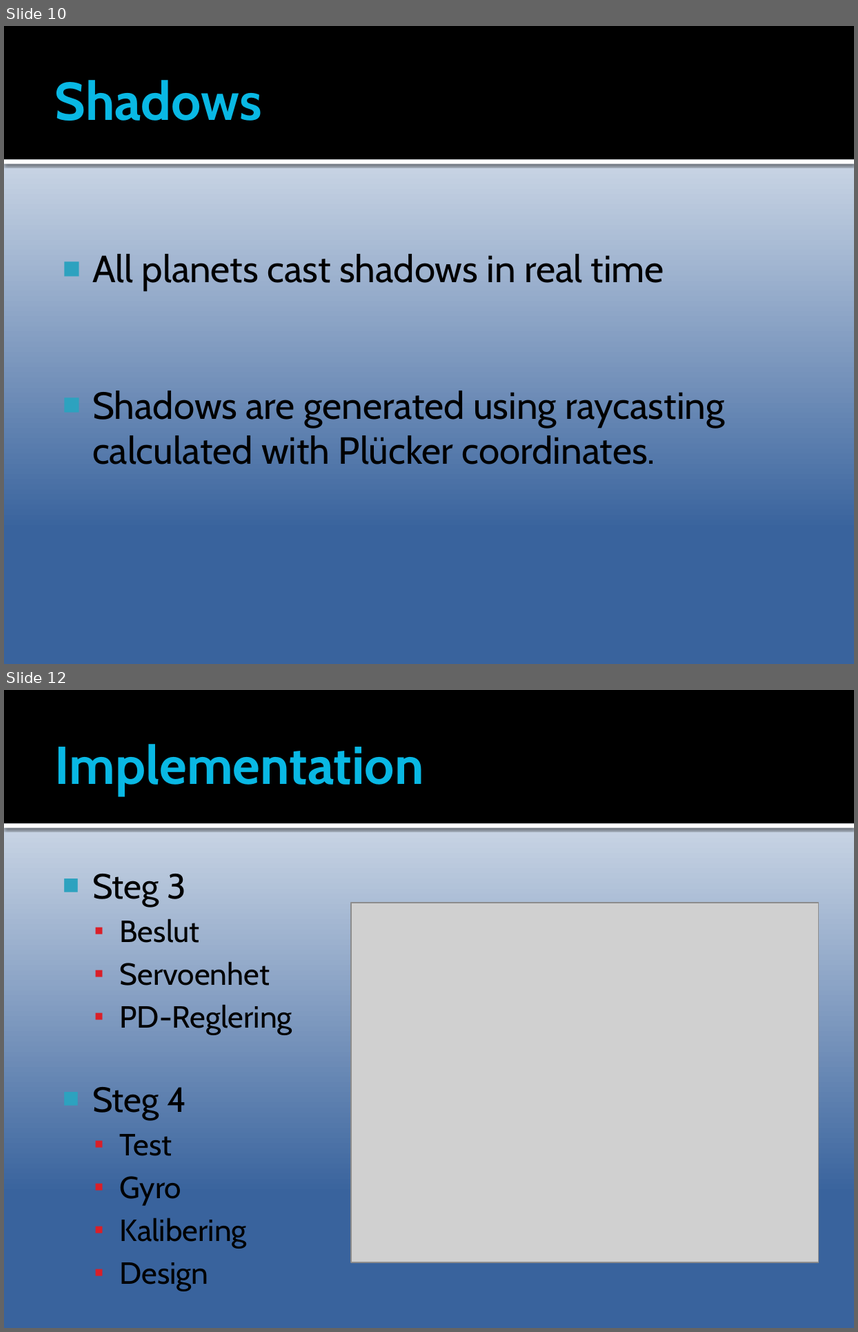
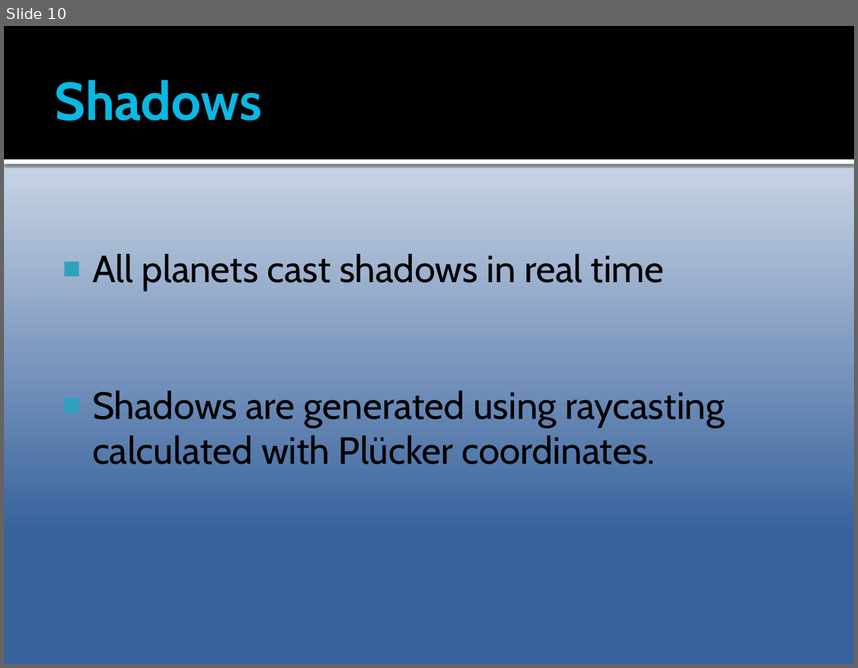
Before and after one commit to AlexanderSjoholm/CMS, a slide deck: Documentation/Presentation TSBK07 CMS.pptx. Shown one above the other, each under a label of ours: slides 10 and 12 before the commit, slide 10 after it; the slides between them are not shown. The pictures are 858x1332 and 858x668 pixels, drawn with LibreOffice and Linux fonts; fonts in the diff are those of the drawing; grey boxes stand for pictures. Boxes give left, top, right and bottom in pixels: in the first picture for what was removed or moved away, otherwise in the second. Text is boxed around its words. In the diff, an @@ line names an element or a change of style, - is before the commit and + after.

```diff
--- a/Documentation/Presentation TSBK07 CMS.pptx
+++ b/Documentation/Presentation TSBK07 CMS.pptx
@@ slide 12 removed at <box>4,690,854,1328</box>, background gradient #FFFFFF to #39639D; not listed: 2 template elements that a slide beside it also shows @@
@@ title removed at <box>55,744,424,796</box> @@
-Implementation
@@ text removed at <box>92,874,292,1291</box> @@
-■ Steg 3
-  ▪ Beslut
-  ▪ Servoenhet
-  ▪ PD-Reglering
-■ Steg 4
-  ▪ Test
-  ▪ Gyro
-  ▪ Kalibering
-  ▪ Design
@@ picture removed at <box>351,903,818,1262</box> @@
```
Also in this commit, not shown: 3 slides changed, 18 other slides removed.
